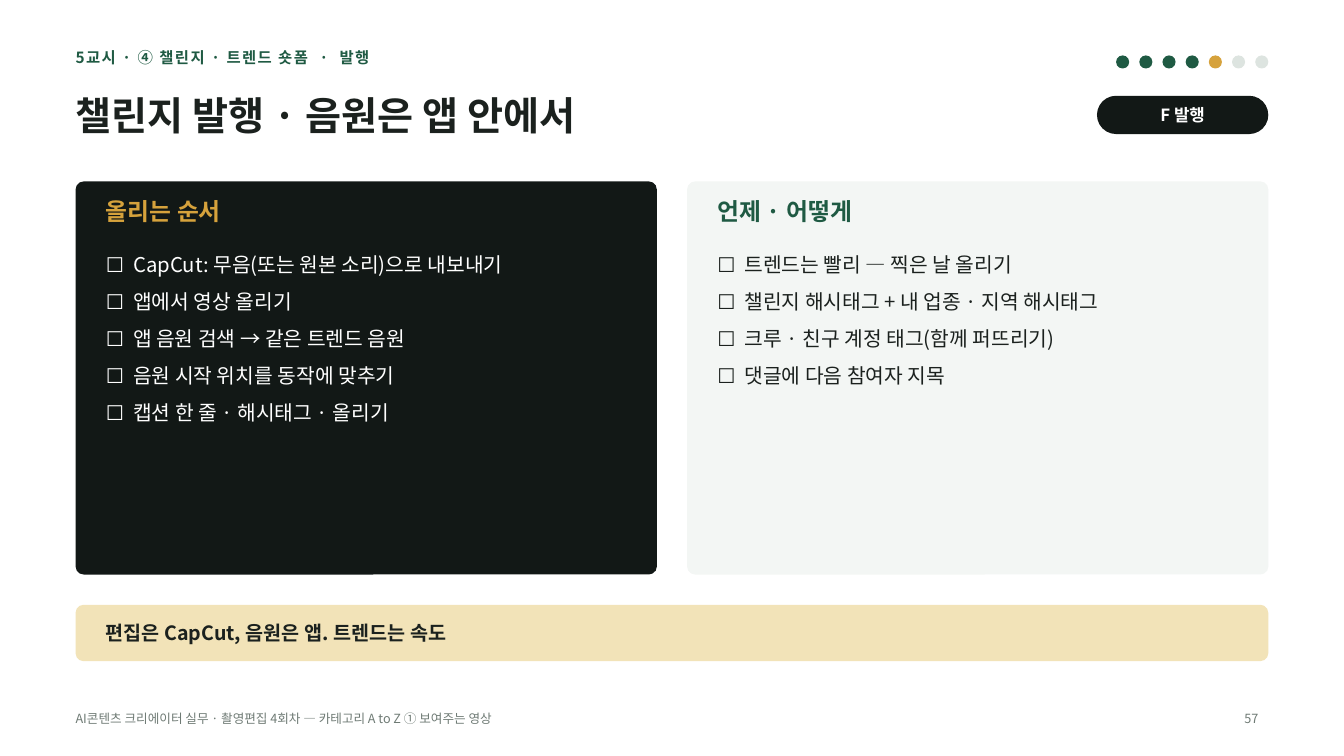
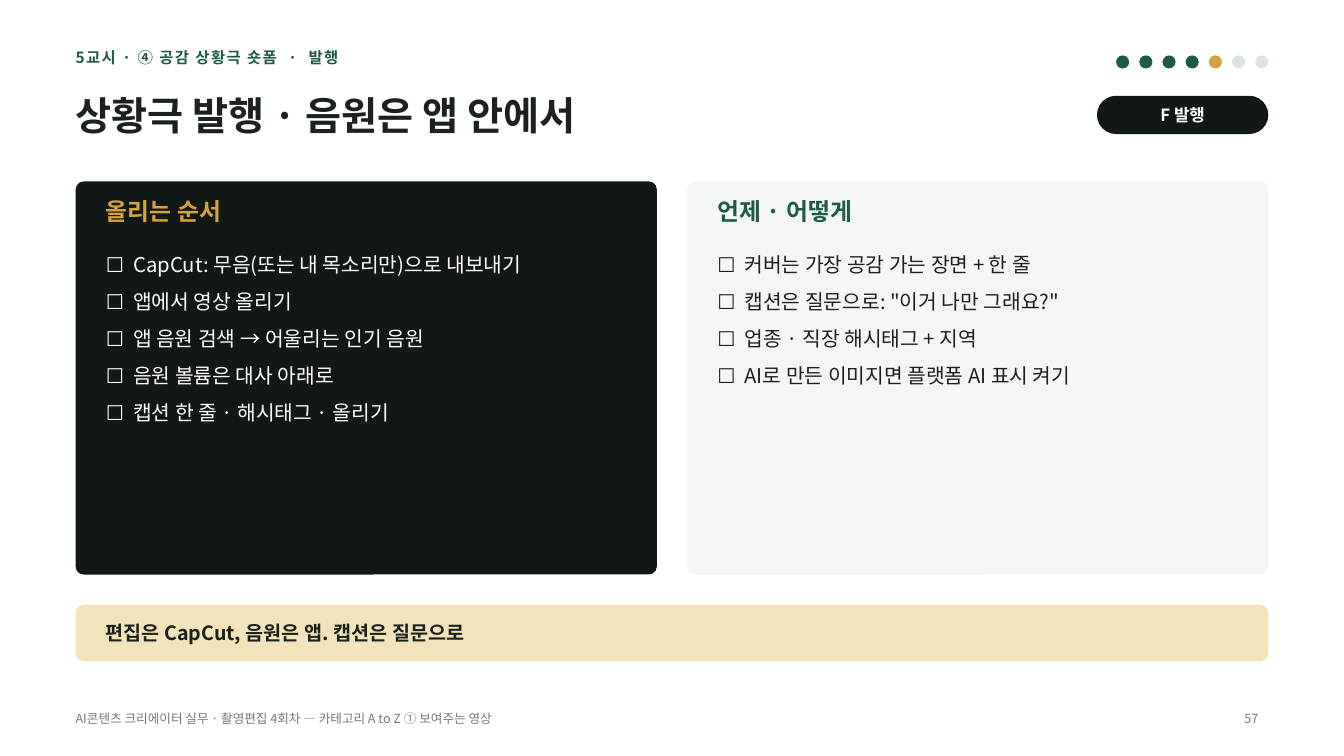
Before and after one commit to yujida/MARUBIT, a slide deck: slide 57 of lectures/04/4회차_카테고리AtoZ_보여주는영상_슬라이드.pptx. Drawn at 1344x756 pixels with LibreOffice and Linux fonts; fonts in the diff are those of the drawing. Boxes give left, top, right and bottom in pixels: in the first picture for what was removed or moved away, otherwise in the second. Text is boxed around its words. In the diff, an @@ line names an element or a change of style, - is before the commit and + after.

```diff
--- a/lectures/04/4회차_카테고리AtoZ_보여주는영상_슬라이드.pptx
+++ b/lectures/04/4회차_카테고리AtoZ_보여주는영상_슬라이드.pptx
@@ text at [76, 50, 339, 65]: text changed @@
-5교시 · ④ 챌린지 · 트렌드 숏폼 · 발행
+5교시 · ④ 공감 상황극 숏폼 · 발행
@@ title at [76, 97, 575, 134]: text changed @@
-챌린지 발행 · 음원은 앱 안에서
+상황극 발행 · 음원은 앱 안에서
@@ text at [133, 255, 521, 277]: text changed @@
-☐ CapCut: 무음(또는 원본 소리)으로 내보내기
+☐ CapCut: 무음(또는 내 목소리만)으로 내보내기
@@ text at [745, 255, 1070, 385]: text changed @@
-☐ 트렌드는 빨리 — 찍은 날 올리기
-☐ 챌린지 해시태그 + 내 업종 · 지역 해시태그
-☐ 크루 · 친구 계정 태그(함께 퍼뜨리기)
-☐ 댓글에 다음 참여자 지목
+☐ 커버는 가장 공감 가는 장면 + 한 줄
+☐ 캡션은 질문으로: "이거 나만 그래요?"
+☐ 업종 · 직장 해시태그 + 지역
+☐ AI로 만든 이미지면 플랫폼 AI 표시 켜기
@@ text at [133, 329, 423, 385]: text changed @@
-☐ 앱 음원 검색 → 같은 트렌드 음원
-☐ 음원 시작 위치를 동작에 맞추기
+☐ 앱 음원 검색 → 어울리는 인기 음원
+☐ 음원 볼륨은 대사 아래로
@@ text at [106, 623, 464, 645]: text changed @@
-편집은 CapCut, 음원은 앱. 트렌드는 속도
+편집은 CapCut, 음원은 앱. 캡션은 질문으로
```
Also in this commit, not shown: 23 other slides changed, 4 other files.
